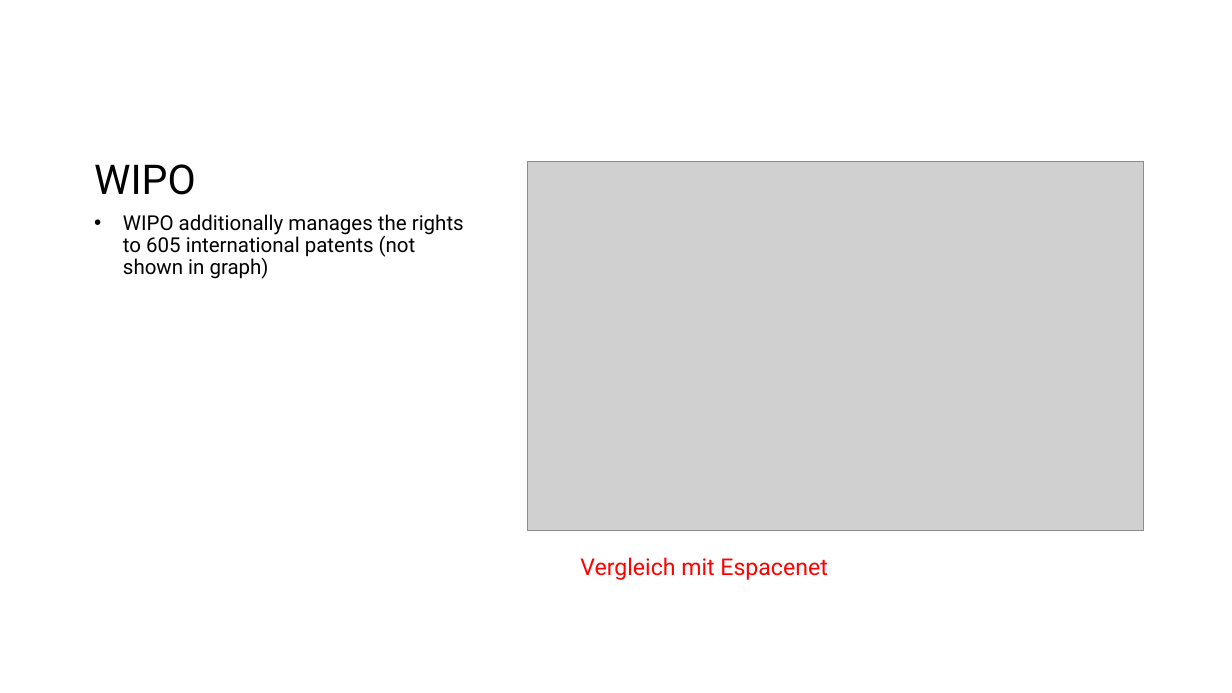
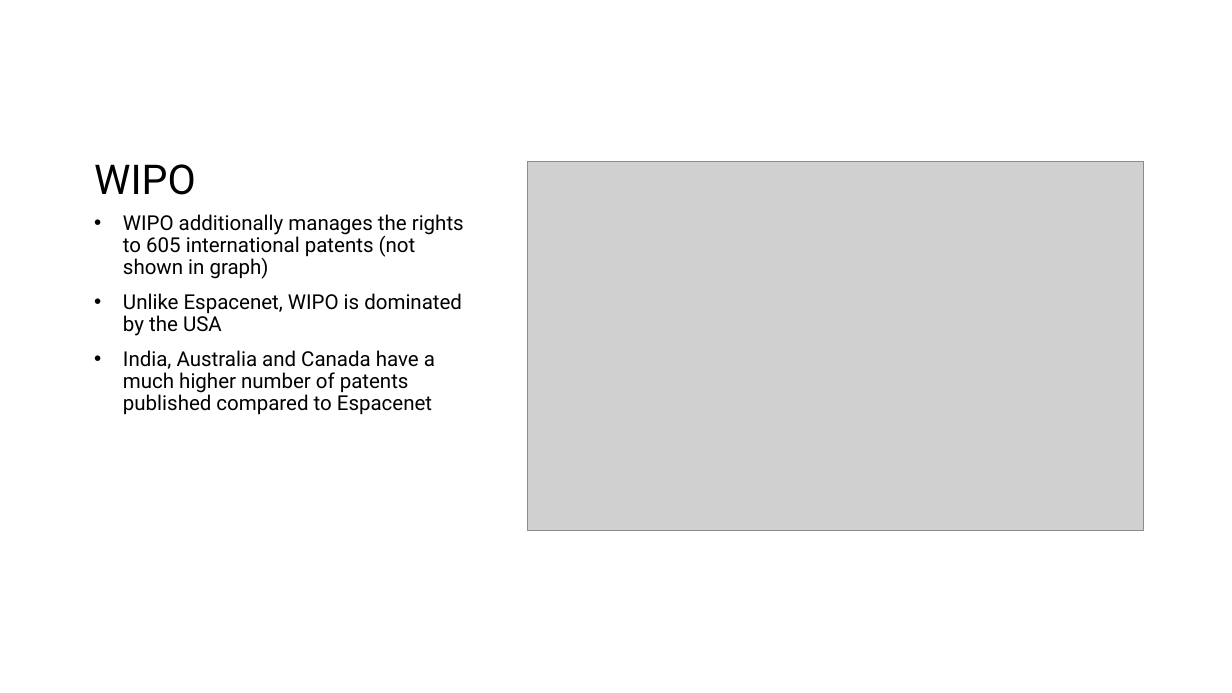
Before and after one commit to GMPuntigam/DataDrivenForesight, a slide deck: slide 16 of presentation/DataDrivenForesight.pptx. Drawn at 1232x693 pixels with LibreOffice and Linux fonts; fonts in the diff are those of the drawing; grey boxes stand for pictures. Boxes give left, top, right and bottom in pixels: in the first picture for what was removed or moved away, otherwise in the second. Text is boxed around its words. In the diff, an @@ line names an element or a change of style, - is before the commit and + after.

Commit message:
Espacenet WIPO comparison

```diff
--- a/presentation/DataDrivenForesight.pptx
+++ b/presentation/DataDrivenForesight.pptx
@@ text at (123,293,462,415): paragraphs added @@
+• Unlike Espacenet, WIPO is dominated by the USA
+• India, Australia and Canada have a much higher number of patents published compared to Espacenet
@@ text removed at (580,557,827,580) @@
-Vergleich mit Espacenet
```
Also in this commit, not shown: 2 other slides changed.
